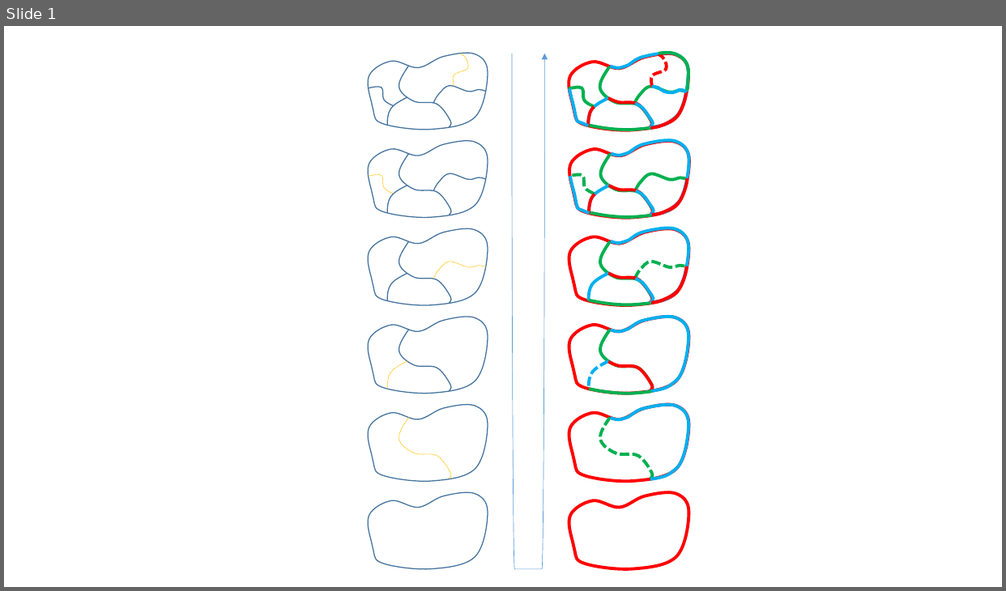
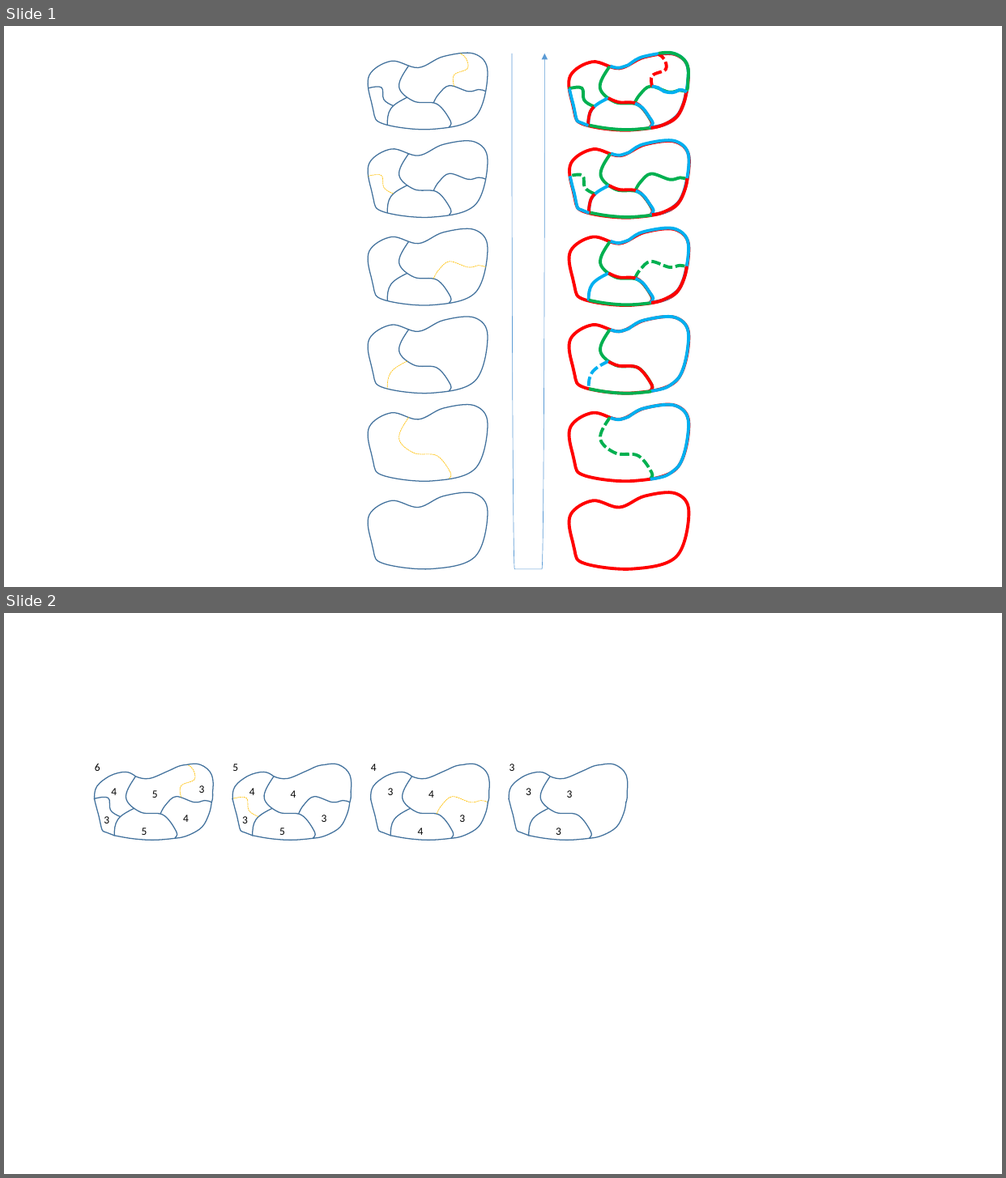
Before and after one commit to stefanutti/maps-coloring-java, a slide deck: ct/ct-docs/kempe's-chain-color-switch/kempe-reduction-and-kempe's-chain.pptx. Shown one above the other, each under a label of ours: slide 1 before the commit, slides 1 and 2 after it. The pictures are 1006x591 and 1006x1178 pixels, drawn with LibreOffice and Linux fonts; fonts in the diff are those of the drawing. Boxes give left, top, right and bottom in pixels: in the first picture for what was removed or moved away, otherwise in the second. Text is boxed around its words. In the diff, an @@ line names an element or a change of style, - is before the commit and + after.

```diff
--- a/ct/ct-docs/kempe's-chain-color-switch/kempe-reduction-and-kempe's-chain.pptx
+++ b/ct/ct-docs/kempe's-chain-color-switch/kempe-reduction-and-kempe's-chain.pptx
@@ slide 2 added at (4, 613, 1002, 1174), background #FFFFFF @@
@@ group added at (95, 764, 214, 840): 11 freeform shapes, 7 texts @@
+5
+3
+4
+5
+4
+3
+6
@@ group added at (232, 764, 351, 840): 10 freeform shapes, 6 texts @@
+4
+3
+5
+4
+3
+5
@@ group added at (371, 764, 490, 840): 9 freeform shapes, 5 texts @@
+4
+3
+4
+3
+4
@@ group added at (509, 764, 628, 840): 8 freeform shapes, 4 texts @@
+3
+3
+3
+3
```
Also in this commit, not shown: 1 slide removed, 9 other files.
